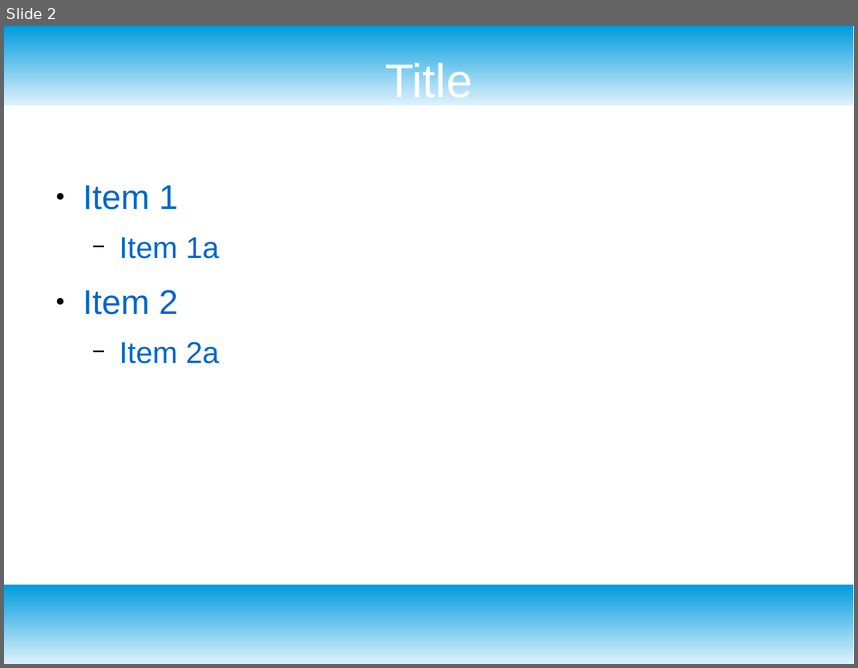
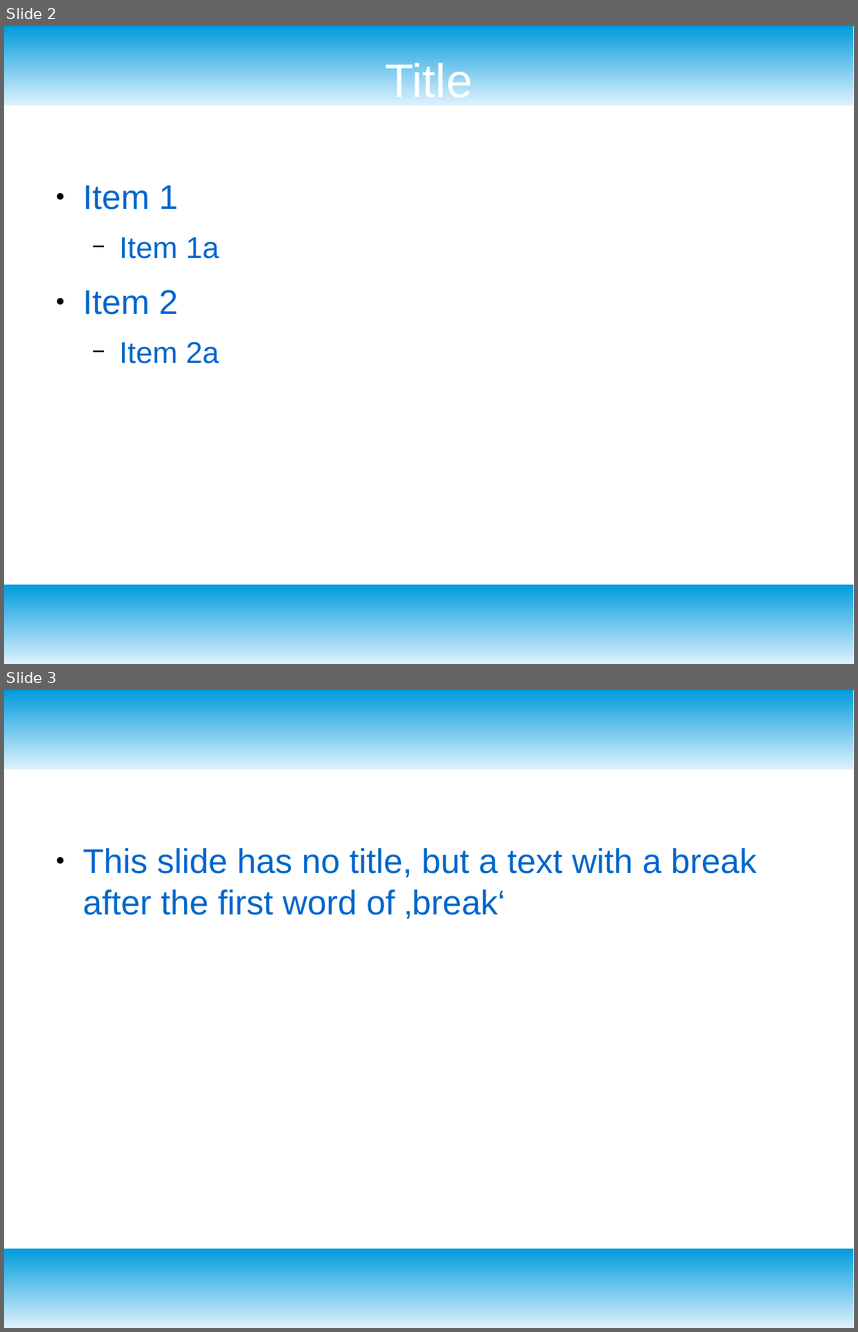
Before and after one commit to seichter/odp2md, a slide deck: examples/simple/simple-000.odp. Shown one above the other, each under a label of ours: slide 2 before the commit, slides 2 and 3 after it. The pictures are 858x668 and 858x1332 pixels, drawn with LibreOffice and Linux fonts; fonts in the diff are those of the drawing. Boxes give left, top, right and bottom in pixels: in the first picture for what was removed or moved away, otherwise in the second. Text is boxed around its words. In the diff, an @@ line names an element or a change of style, - is before the commit and + after.

```diff
--- a/examples/simple/simple-000.odp
+++ b/examples/simple/simple-000.odp
@@ slide 3 added at [4,690,854,1328], background #FFFFFF; not listed: 2 template elements that a slide beside it also shows @@
@@ text added at [83,848,757,919], 32 pt, text #0066CC @@
+● This slide has no title, but a text with a break
+  after the first word of ‚break‘
```
Also in this commit, not shown: 1 other file.
